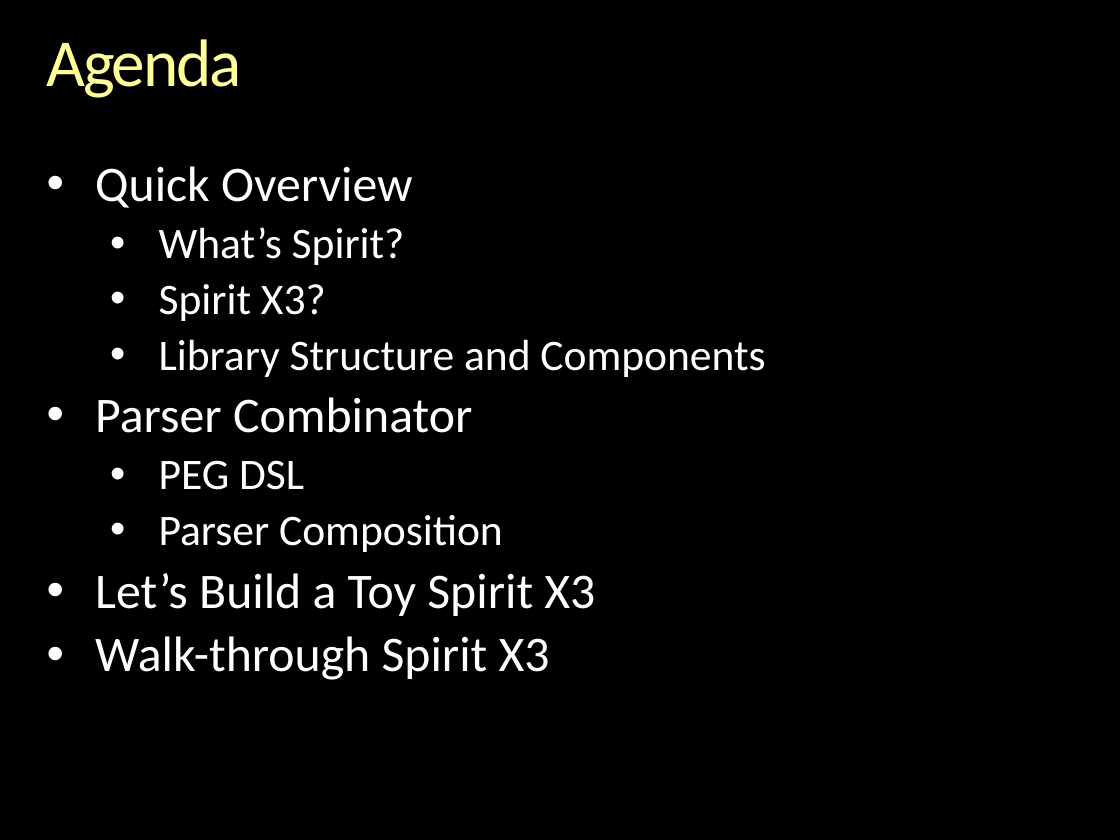
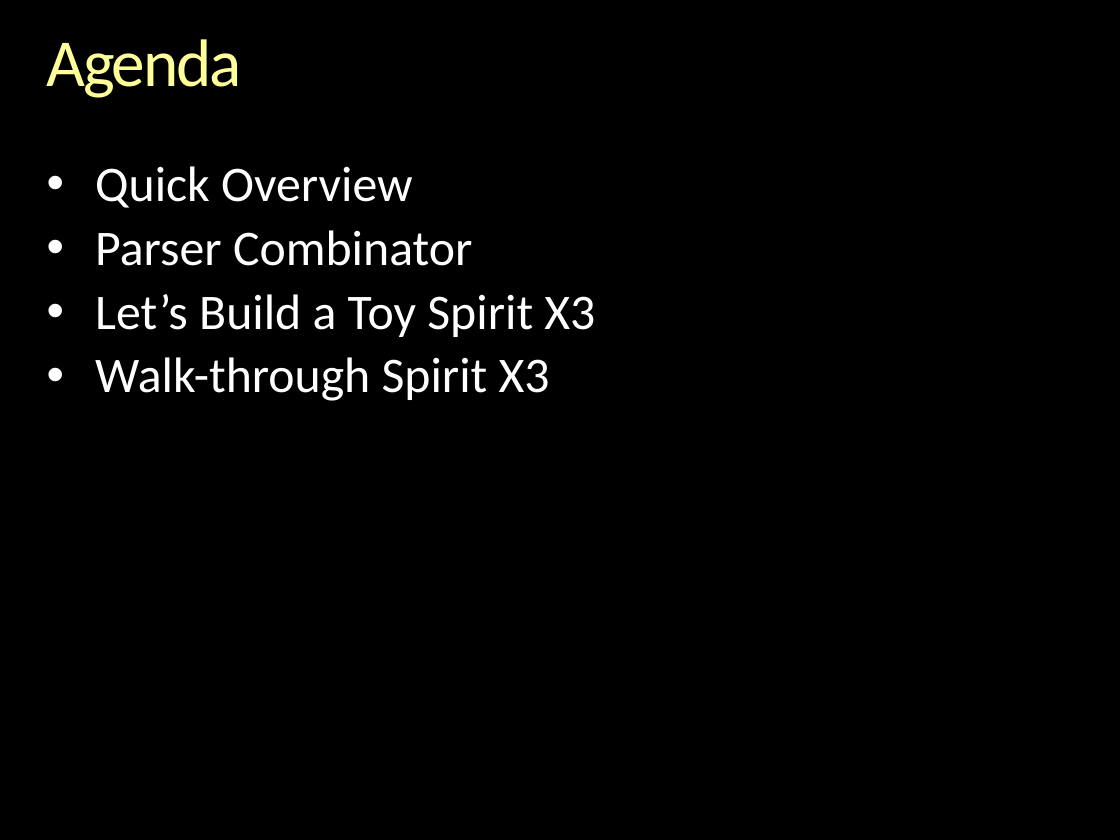
Before and after one commit to boostorg/spirit, a slide deck: slide 2 of libs/spirit/doc/cppnow_2013/Inside Spirit X3.pptx. Drawn at 1120x840 pixels with LibreOffice and Linux fonts; fonts in the diff are those of the drawing; background and template pictures are left out. Boxes give left, top, right and bottom in pixels: in the first picture for what was removed or moved away, otherwise in the second. Text is boxed around its words. In the diff, an @@ line names an element or a change of style, - is before the commit and + after.

```diff
--- a/libs/spirit/doc/cppnow_2013/Inside Spirit X3.pptx
+++ b/libs/spirit/doc/cppnow_2013/Inside Spirit X3.pptx
@@ text at <box>159,227,765,377</box>: paragraphs removed @@
-  • What’s Spirit?
-  • Spirit X3?
-  • Library Structure and Components
@@ text at <box>159,460,503,552</box>: paragraphs removed @@
-  • PEG DSL
-  • Parser Composition
```
Also in this commit, not shown: 14 other slides changed, 1 slide added, 5 slides removed.
